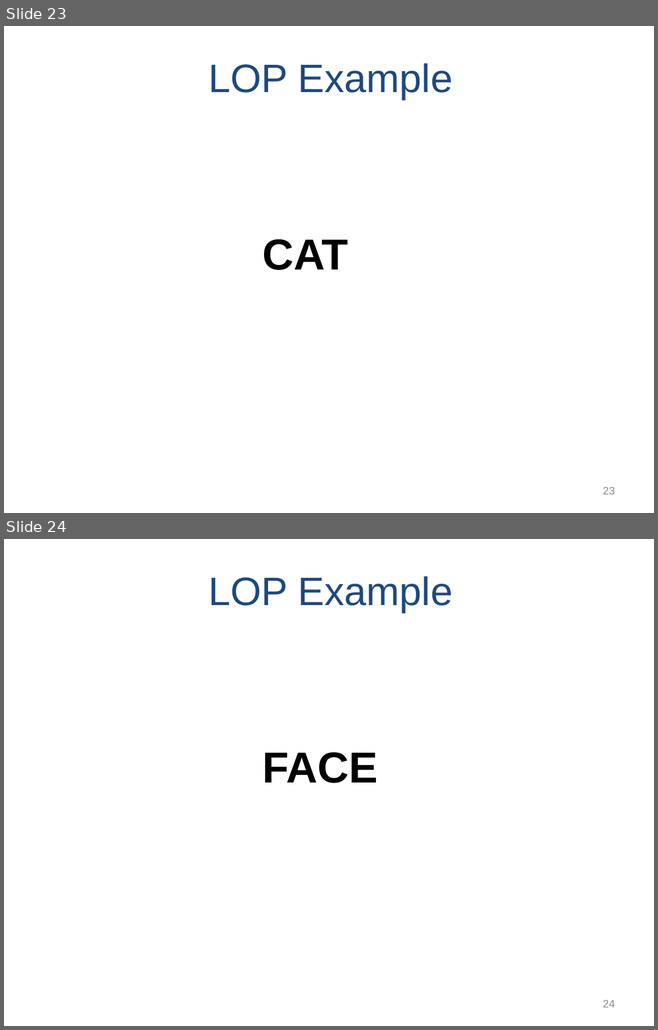
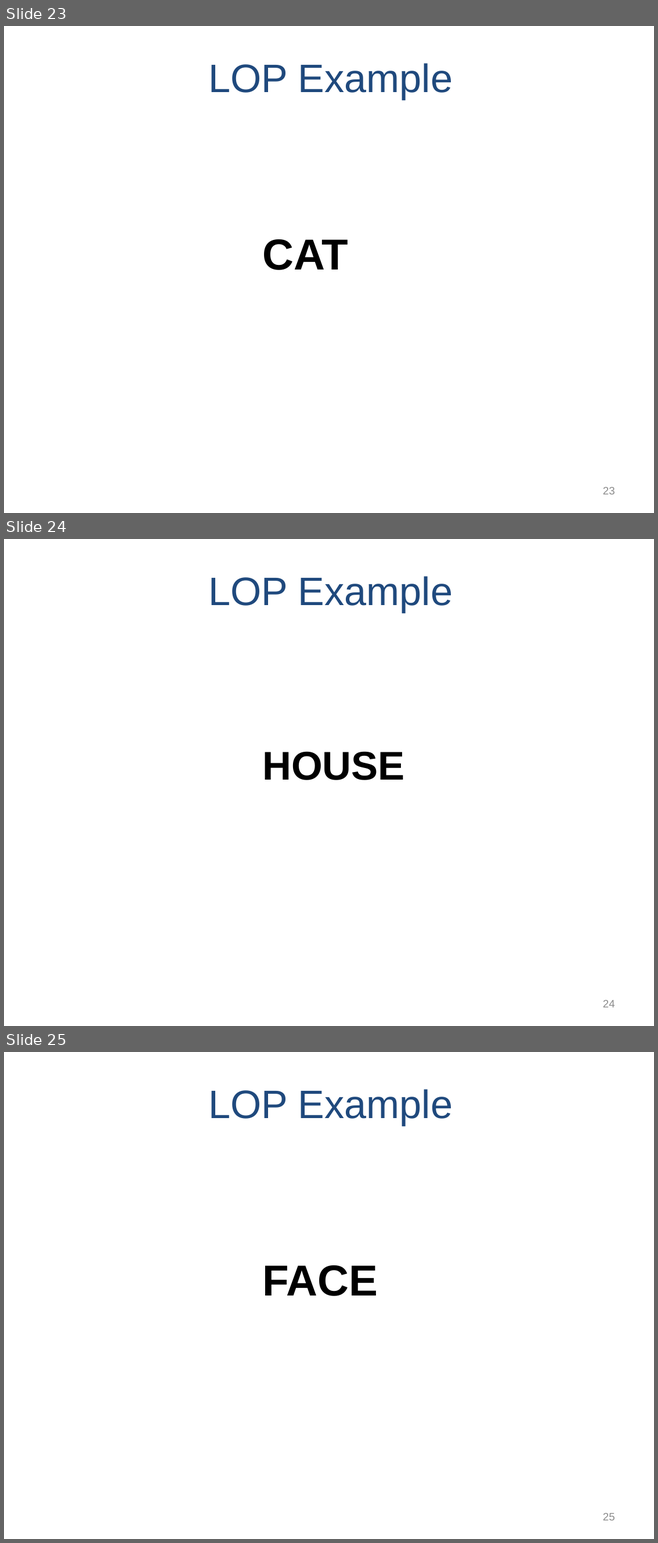
Before and after one commit to npm27/Teaching-Materials, a slide deck: Memory/Slides/Chapter 4.PPTX. Shown one above the other, each under a label of ours: slides 23 and 24 before the commit, slides 23, 24 and 25 after it. The pictures are 658x1030 and 658x1543 pixels, drawn with LibreOffice and Linux fonts; fonts in the diff are those of the drawing. Boxes give left, top, right and bottom in pixels: in the first picture for what was removed or moved away, otherwise in the second. Text is boxed around its words. In the diff, an @@ line names an element or a change of style, - is before the commit and + after.

```diff
--- a/Memory/Slides/Chapter 4.PPTX
+++ b/Memory/Slides/Chapter 4.PPTX
@@ slide 24 added at (4, 539, 654, 1026), background #FFFFFF @@
@@ title added at (208, 576, 452, 613), 44 pt, text #1F497D @@
+LOP Example
@@ text added at (262, 751, 404, 780), 44.4 pt, text #000000, bold @@
+HOUSE
@@ page number added at (603, 1000, 615, 1008), 12 pt, text #8C8C8C @@
+24
@@ what was slide 24 is now slide 25 @@
@@ page number at (603, 1513, 615, 1521): text changed @@
-24
+25
```
Also in this commit, not shown: 1 slide changed, 7 other slides added, 1 other file.
